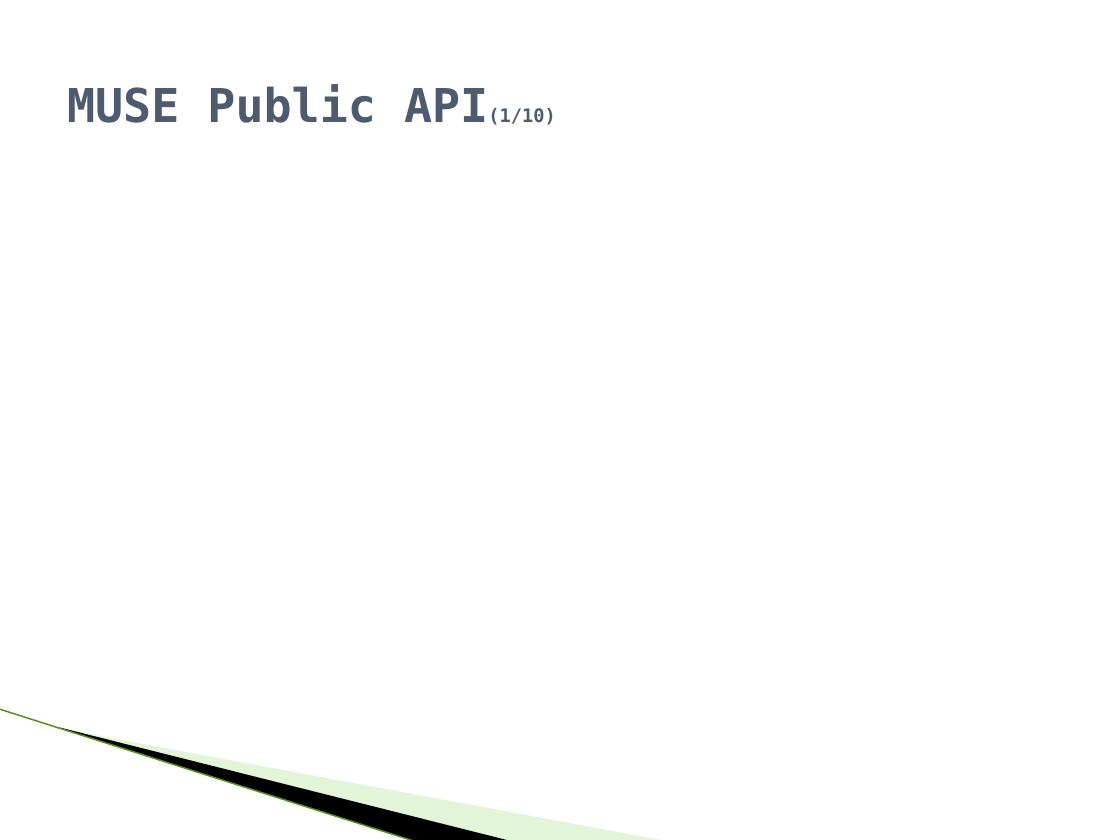
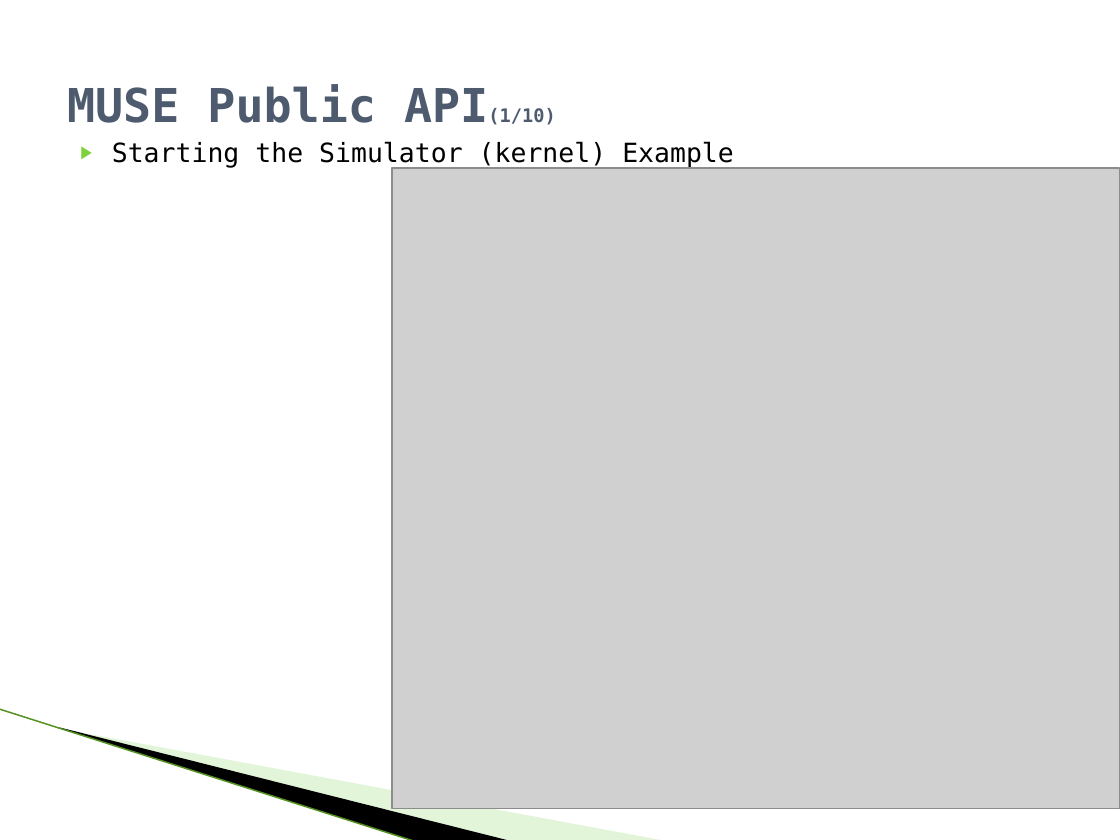
Before and after one commit to raodj/muse, a slide deck: slide 20 of Thesis/MUSE_Defense_presentation.pptx (slide 19 before the commit). Drawn at 1120x840 pixels with LibreOffice and Linux fonts; fonts in the diff are those of the drawing; grey boxes stand for pictures; background and template pictures are left out. Boxes give left, top, right and bottom in pixels: in the first picture for what was removed or moved away, otherwise in the second. Text is boxed around its words. In the diff, an @@ line names an element or a change of style, - is before the commit and + after.

```diff
--- a/Thesis/MUSE_Defense_presentation.pptx
+++ b/Thesis/MUSE_Defense_presentation.pptx
@@ text added at <box>112,141,734,168</box>, 17 pt, text #000000 @@
+▶ Starting the Simulator (kernel) Example
@@ picture added at <box>392,168,1120,809</box> @@
```
Also in this commit, not shown: 8 other slides changed, 3 slides added.
